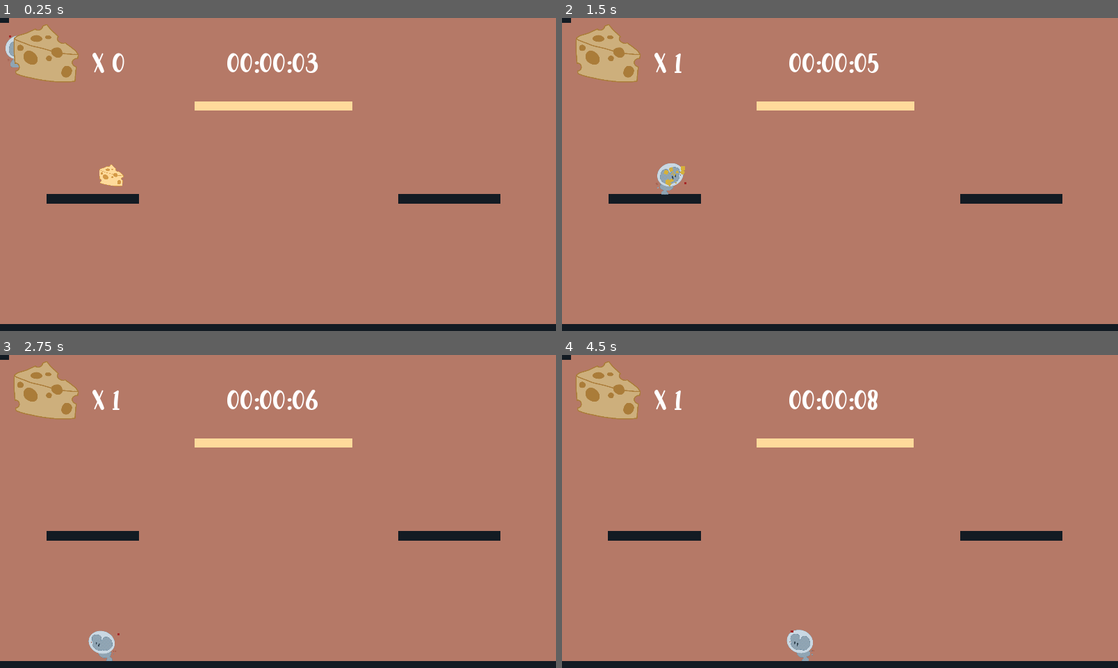
Above: before the commit, frames 1-4 (two rows, left to right).
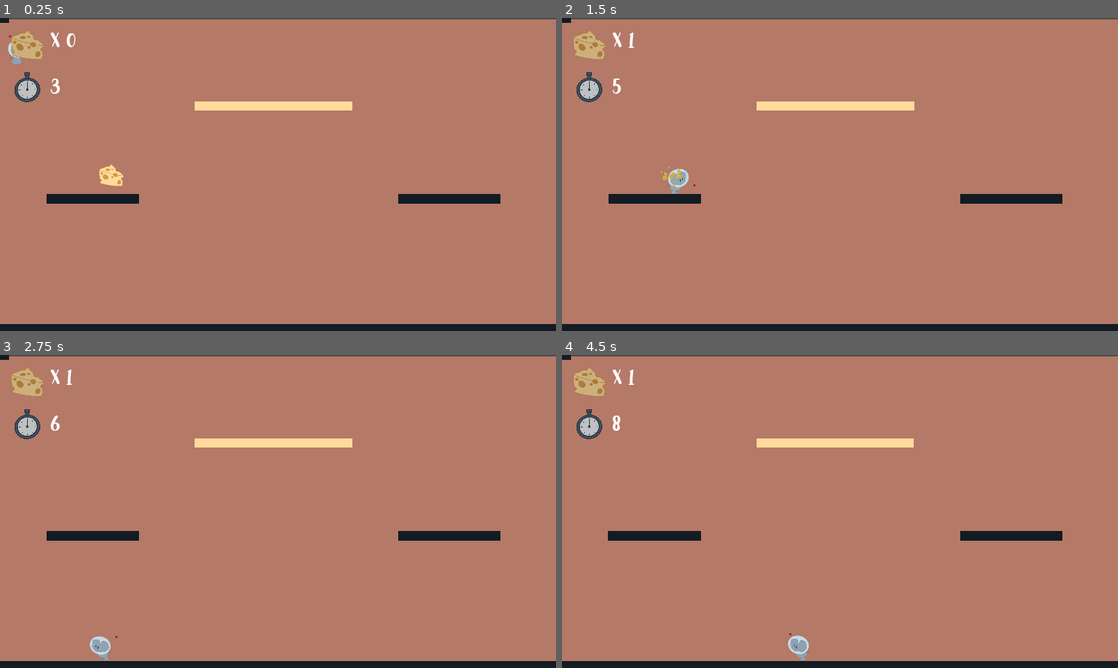
Above: after the commit, the same moments.

Repository: mightyminebuster/Github-GameOff-2020
Game: Godot game, scene res://Rooms/Demo1.tscn
Same seed, same stepped clock (60 frames per second), same inputs: the game is played once before the commit and once after it.
Inputs (mouse positions are in pixels of both pictures, inside the frame that each line leads up to):
- Up to frame 1 (0.25 s): no input
- Up to frame 2 (1.5 s): move the mouse to (962, 158) at 0.52 s; hold D (move_right) from 0.53 s (still down); click (962, 158) at 0.6 s; tap Space (jump) at 0.77 s; move the mouse to (728, 190) at 1.27 s; click (728, 190) at 1.35 s
- Up to frame 3 (2.75 s): tap Space (jump) at 1.52 s; move the mouse to (333, 442) at 2.02 s; release D (move_right) at 2.03 s; hold A (move_left) from 2.03 s (still down); click (333, 442) at 2.1 s
- Up to frame 4 (4.5 s): move the mouse to (812, 574) at 2.77 s; release A (move_left) at 2.78 s; hold D (move_right) 2.78-4.28 s; click (812, 574) at 2.85 s; tap Space (jump) at 3.02, 3.77 s; move the mouse to (1006, 558) at 3.52 s; click (1006, 558) at 3.6 s; move the mouse to (673, 464) at 4.27 s; hold A (move_left) from 4.28 s (still down); click (673, 464) at 4.35 s

The runs differ from the first frame. In frame 1, 2.8% of the frame differs, in the area x 1-100%, y 0-27%; in frame 2, 3.1%, in the area x 1-100%, y 0-57%; in frame 3, 3.0%; in frame 4, 3.0%.

Commit message:
scale down mouse

Diff:
--- a/SourceCode/Autoload/Globals.gd
+++ b/SourceCode/Autoload/Globals.gd
@@ -19,14 +19,14 @@
 	string_timer = String(raw_timer) #convert to string
 	string_timer = string_timer.substr(0, string_timer.length() - 3) #cut out miliseconds
 
-	var filler: int = 6
-	var filler_string: String = ""
-	filler -= string_timer.length()
+#	var filler: int = 6
+#	var filler_string: String = ""
+#	filler -= string_timer.length()
 
-	for x in filler:
-		filler_string += "0"
-	string_timer = filler_string + string_timer #add filler 0s
+#	for x in filler:
+#		filler_string += "0"
+#	string_timer = filler_string + string_timer #add filler 0s
 
 
-	string_timer = string_timer.insert(string_timer.length() - 2, ":") #insert colons
-	string_timer = string_timer.insert(string_timer.length() - 5, ":")
+	#string_timer = string_timer.insert(string_timer.length() - 2, ":") #insert colons
+	#string_timer = string_timer.insert(string_timer.length() - 5, ":")
--- a/SourceCode/Objects/GUI/GUI.tscn
+++ b/SourceCode/Objects/GUI/GUI.tscn
@@ -1,16 +1,17 @@
-[gd_scene load_steps=7 format=2]
+[gd_scene load_steps=8 format=2]
 
 [ext_resource path="res://Objects/Pickups/CheesePickup/CheesePickup.png" type="Texture" id=1]
 [ext_resource path="res://Objects/GUI/HashedBrowns-WyJgn.ttf" type="DynamicFontData" id=2]
 [ext_resource path="res://Objects/GUI/GUI.gd" type="Script" id=3]
 [ext_resource path="res://Objects/GUI/PauseOverlay.gd" type="Script" id=4]
+[ext_resource path="res://Objects/GUI/Stopwatch.png" type="Texture" id=5]
 
-[sub_resource type="DynamicFont" id=2]
+[sub_resource type="DynamicFont" id=1]
 size = 128
 font_data = ExtResource( 2 )
 
-[sub_resource type="DynamicFont" id=1]
-size = 100
+[sub_resource type="DynamicFont" id=2]
+size = 75
 font_data = ExtResource( 2 )
 
 [node name="GUI" type="CanvasLayer"]
@@ -32,39 +33,55 @@
 margin_top = 512.0
 margin_right = 1136.0
 margin_bottom = 672.0
-custom_fonts/normal_font = SubResource( 2 )
+custom_fonts/normal_font = SubResource( 1 )
 text = "paused"
 __meta__ = {
 "_edit_use_anchors_": false
 }
 
-[node name="TextureRect" type="TextureRect" parent="."]
+[node name="CheeseIcon" type="TextureRect" parent="."]
 modulate = Color( 0.803922, 0.803922, 0.803922, 1 )
 margin_left = 32.0
+margin_top = 32.0
 margin_right = 282.0
-margin_bottom = 250.0
+margin_bottom = 282.0
+rect_scale = Vector2( 0.5, 0.5 )
 texture = ExtResource( 1 )
+stretch_mode = 1
 __meta__ = {
 "_edit_use_anchors_": false
 }
 
 [node name="CoinCountLabel" type="RichTextLabel" parent="."]
-margin_left = 320.0
-margin_top = 96.0
-margin_right = 560.0
-margin_bottom = 224.0
-custom_fonts/normal_font = SubResource( 1 )
+margin_left = 176.0
+margin_top = 32.0
+margin_right = 416.0
+margin_bottom = 160.0
+custom_fonts/normal_font = SubResource( 2 )
 text = "x 0"
 __meta__ = {
 "_edit_use_anchors_": false
 }
 
+[node name="StopwatchIcon" type="TextureRect" parent="."]
+modulate = Color( 0.803922, 0.803922, 0.803922, 1 )
+margin_left = 32.0
+margin_top = 176.0
+margin_right = 282.0
+margin_bottom = 426.0
+rect_scale = Vector2( 0.5, 0.5 )
+texture = ExtResource( 5 )
+stretch_mode = 1
+__meta__ = {
+"_edit_use_anchors_": false
+}
+
 [node name="TimerLabel" type="RichTextLabel" parent="."]
-margin_left = 784.0
-margin_top = 96.0
-margin_right = 1136.0
-margin_bottom = 384.0
-custom_fonts/normal_font = SubResource( 1 )
+margin_left = 176.0
+margin_top = 192.0
+margin_right = 528.0
+margin_bottom = 288.0
+custom_fonts/normal_font = SubResource( 2 )
 text = "00:00:00"
 __meta__ = {
 "_edit_use_anchors_": false
--- a/SourceCode/Objects/Player/GrappleHook.gd
+++ b/SourceCode/Objects/Player/GrappleHook.gd
@@ -11,7 +11,7 @@
 var tip_target: Vector2 = Vector2.ZERO
 
 var speed: float = 0.08
-var pull: int = 55
+var pull: int = 50
 var is_shooting: bool = false
 
 
--- a/SourceCode/Objects/Player/Player.gd
+++ b/SourceCode/Objects/Player/Player.gd
@@ -107,8 +107,8 @@
 
 func recover_sprite_scale():
 	#make sprite scale approach 0
-	player_sprite.scale.x = move_toward(player_sprite.scale.x, 0.5, recovery_speed)
-	player_sprite.scale.y = move_toward(player_sprite.scale.y, 0.5, recovery_speed)
+	player_sprite.scale.x = move_toward(player_sprite.scale.x, 0.4, recovery_speed)
+	player_sprite.scale.y = move_toward(player_sprite.scale.y, 0.4, recovery_speed)
 
 func set_state(new_state : String):
 	#update state values
@@ -350,7 +350,8 @@
 			grapple_velocity.y *= 1.5
 
 		if sign(grapple_velocity.x) == direction_facing:
-			grapple_velocity.x *= 1.2
+			pass
+			#grapple_velocity.x *= 1.2
 		else:
 			grapple_velocity.x *= 0.75
 
--- a/SourceCode/Objects/Player/Player.tscn
+++ b/SourceCode/Objects/Player/Player.tscn
@@ -10,7 +10,7 @@
 blend_mode = 1
 
 [sub_resource type="RectangleShape2D" id=2]
-extents = Vector2( 33.6432, 52.7676 )
+extents = Vector2( 16, 40 )
 
 [sub_resource type="CapsuleShape2D" id=3]
 radius = 32.0
@@ -110,14 +110,13 @@
 
 [node name="PlayerSprite" type="Sprite" parent="."]
 position = Vector2( 0, -8 )
-scale = Vector2( 0.5, 0.5 )
+scale = Vector2( 0.4, 0.4 )
 texture = ExtResource( 5 )
 vframes = 11
 hframes = 4
 frame = 28
 
 [node name="CollisionShape2D" type="CollisionShape2D" parent="."]
-position = Vector2( 6.35677, -3.23241 )
 shape = SubResource( 2 )
 
 [node name="PlayerHitbox" type="Area2D" parent="."]
--- a/SourceCode/Rooms/Demo1.tscn
+++ b/SourceCode/Rooms/Demo1.tscn
@@ -18,8 +18,10 @@
 [node name="Background" type="Node2D" parent="."]
 
 [node name="ColorRect" type="ColorRect" parent="Background"]
-margin_right = 13002.0
-margin_bottom = 1084.0
+margin_left = -15.4596
+margin_top = 4.75681
+margin_right = 12986.5
+margin_bottom = 1088.76
 color = Color( 0.709804, 0.47451, 0.403922, 1 )
 __meta__ = {
 "_edit_use_anchors_": false
--- a/SourceCode/Rooms/Level-Jail-1.tscn
+++ b/SourceCode/Rooms/Level-Jail-1.tscn
@@ -16,6 +16,7 @@
 [ext_resource path="res://Objects/Tilesets/CheeseFIller.tscn" type="PackedScene" id=14]
 [ext_resource path="res://Objects/GUI/GUI.tscn" type="PackedScene" id=15]
 [ext_resource path="res://Rooms/Level-Jail-2.tscn" type="PackedScene" id=16]
+[ext_resource path="res://Objects/Pickups/CheesePickup/CheesePickup.tscn" type="PackedScene" id=17]
 
 [node name="Level-Jail-1" type="Node2D"]
 
@@ -53,17 +54,13 @@
 tile_data = PoolIntArray( 57, 0, 65536, 62, 0, 65542, 63, 0, 65543, 69, 0, 65539, 73, 0, 7, 76, 0, 65536, 78, 0, 65537, …(285 unchanged characters)…
 
 [node name="GroundTiles" parent="." instance=ExtResource( 5 )]
-tile_data = PoolIntArray( 18, 0, 0, 19, 0, 0, 20, 0, 0, 21,  …(34347 unchanged characters)…  0, 1572971, 0, 0, 1572972, 0, 0, 1572986, 0, 0, 1572987, 0, 0, 1572988, 0, 0, 1572989, 0, 0, 1572990, 0, 0, 1572991, 0, 0, 1572992, 0, 0, 1572993, 0, 0, 1572994, 0, 0, 1572995, 0, 0, 1572996, 0, 0, 1572997, 0, 0, 1572998, 0, 0, 1572999, 0, 0, 1573000, 0, 0, 1573001, 0, 0, 1573002, 0, 0, 1573019, 0, 0, 1573020, 0, 0, 15 …(24913 unchanged characters)…
+tile_data = PoolIntArray( 18, 0, 0, 19, 0, 0, 20, 0, 0, 21,  …(34347 unchanged characters)…  0, 1572971, 0, 0, 1572972, 0, 0, 1572983, 0, 0, 1572984, 0, 0, 1572985, 0, 0, 1572986, 0, 0, 1572987, 0, 0, 1572988, 0, 0, 1572989, 0, 0, 1572990, 0, 0, 1572991, 0, 0, 1572992, 0, 0, 1572993, 0, 0, 1572994, 0, 0, 1572995, 0, 0, 1572996, 0, 0, 1572997, 0, 0, 1572998, 0, 0, 1572999, 0, 0, 1573000, 0, 0, 1573001, 0, 0, 1573002, 0, 0, 1573003, 0, 0, 1573004, 0, 0, 1573005, 0, 0, 1573019, 0, 0, 1573020, 0, 0, 15 …(24913 unchanged characters)…
 
 [node name="DieTiles" parent="." instance=ExtResource( 8 )]
 tile_data = PoolIntArray( 721105, 0, 0, 786490, 0, 0, 786491, 0, 0, 786492, 0, 0, 786493, 0, 0, 786494, 0, 0, 786495, 0 …(3809 unchanged characters)…
 
 [node name="Player" parent="." instance=ExtResource( 2 )]
 position = Vector2( 15.874, 7.93701 )
-
-[node name="SceneSwitchActivator" parent="." instance=ExtResource( 10 )]
-position = Vector2( 12903.3, 516.583 )
-new_scene = ExtResource( 16 )
 
 [node name="Camera2D" parent="." instance=ExtResource( 3 )]
 current = true
@@ -73,10 +70,35 @@
 limit_bottom = 1080
 editor_draw_limits = true
 
+[node name="CheckPoint" parent="." instance=ExtResource( 4 )]
+position = Vector2( 4324.58, 771.217 )
+
+[node name="SceneSwitchActivator" parent="." instance=ExtResource( 10 )]
+position = Vector2( 12903.3, 516.583 )
+new_scene = ExtResource( 16 )
+
 [node name="Pickups" type="Node2D" parent="."]
 
-[node name="CheckPoint" parent="Pickups" instance=ExtResource( 4 )]
-position = Vector2( 4324.58, 771.217 )
+[node name="CheesePickup" parent="Pickups" instance=ExtResource( 17 )]
+position = Vector2( 512, 672 )
+
+[node name="CheesePickup2" parent="Pickups" instance=ExtResource( 17 )]
+position = Vector2( 1072, 672 )
+
+[node name="CheesePickup3" parent="Pickups" instance=ExtResource( 17 )]
+position = Vector2( 768, 416 )
+
+[node name="CheesePickup4" parent="Pickups" instance=ExtResource( 17 )]
+position = Vector2( 1184, 160 )
+
+[node name="CheesePickup5" parent="Pickups" instance=ExtResource( 17 )]
+position = Vector2( 2416, 320 )
+
+[node name="CheesePickup6" parent="Pickups" instance=ExtResource( 17 )]
+position = Vector2( 2816, 384 )
+
+[node name="CheesePickup7" parent="Pickups" instance=ExtResource( 17 )]
+position = Vector2( 4896, 864 )
 
 [node name="Obstacles" type="Node2D" parent="."]
 
--- a/SourceCode/Rooms/Level-Jail-3.tscn
+++ b/SourceCode/Rooms/Level-Jail-3.tscn
@@ -15,6 +15,7 @@
 [ext_resource path="res://Objects/GUI/GUI.tscn" type="PackedScene" id=13]
 [ext_resource path="res://Objects/SceneSwitcher/SceneSwitchActivator.tscn" type="PackedScene" id=14]
 [ext_resource path="res://Rooms/Level-Jail-4.tscn" type="PackedScene" id=15]
+[ext_resource path="res://Objects/Tilesets/CheeseFIller.tscn" type="PackedScene" id=16]
 
 [node name="Level-Jail-3" type="Node2D"]
 
@@ -44,6 +45,9 @@
 
 [node name="GrapplableTiles" parent="." instance=ExtResource( 1 )]
 tile_data = PoolIntArray( 37, 0, 0, 38, 0, 0, 39, 0, 0, 40, 0, 0, 41, 0, 0, 42, 0, 0, 43, 0, 0, 44, 0, 0, 45, 0, 0, 46, …(16007 unchanged characters)…
+
+[node name="CheeseFiller" parent="." instance=ExtResource( 16 )]
+tile_data = PoolIntArray( 59, 0, 5, 60, 0, 6, 70, 0, 3, 77, 0, 65536, 117, 0, 65537, 118, 0, 65538, 129, 0, 3, 65623, 0, 2, 65627, 0, 7, 65661, 0, 2, 65669, 0, 3, 65673, 0, 1, 196699, 0, 65536, 196738, 0, 1, 262231, 0, 5, 262232, 0, 6, 327797, 0, 65539, 327820, 0, 7, 393304, 0, 3, 393307, 0, 3, 393340, 0, 7, 393346, 0, 6, 393353, 0, 3, 589912, 0, 65536, 720983, 0, 0, 720988, 0, 65540, 786522, 0, 4, 917605, 0, 65536, 983143, 0, 65540 )
 
 [node name="DieTiles" parent="." instance=ExtResource( 8 )]
 tile_data = PoolIntArray( 524493, 0, 0, 524494, 0, 0, 524495, 0, 0, 655546, 0, 0, 655547, 0, 0, 655548, 0, 0, 655549, 0 …(1479 unchanged characters)…
--- /dev/null
+++ b/SourceCode/Rooms/StartMenu/StartMenu.tscn
@@ -0,0 +1,42 @@
+[gd_scene load_steps=3 format=2]
+
+[ext_resource path="res://Rooms/StartMenu/Concept.png" type="Texture" id=1]
+[ext_resource path="res://Rooms/StartMenu/StartButton.png" type="Texture" id=2]
+
+[node name="StartMenu" type="Node2D"]
+
+[node name="Background" type="TextureRect" parent="."]
+margin_right = 1920.0
+margin_bottom = 1080.0
+texture = ExtResource( 1 )
+__meta__ = {
+"_edit_use_anchors_": false
+}
+
+[node name="ExahustParticles" type="CPUParticles2D" parent="."]
+position = Vector2( 1456, 528 )
+amount = 32
+lifetime = 2.49
+emission_shape = 1
+emission_sphere_radius = 71.57
+gravity = Vector2( 100, -100 )
+initial_velocity = 440.86
+initial_velocity_random = 1.0
+linear_accel = 100.0
+scale_amount = 40.0
+scale_amount_random = 1.0
+color = Color( 0.25098, 0.823529, 0.898039, 1 )
+hue_variation = -1.0
+hue_variation_random = 1.0
+
+[node name="StartButton" type="TextureButton" parent="."]
+margin_left = 835.0
+margin_top = 700.0
+margin_right = 1085.0
+margin_bottom = 950.0
+focus_mode = 1
+enabled_focus_mode = 1
+texture_normal = ExtResource( 2 )
+__meta__ = {
+"_edit_use_anchors_": false
+}
Binary file added: SourceCode/Objects/GUI/Stopwatch.png
Not shown, added: SourceCode/Objects/GUI/Stopwatch.png.import
Not shown: 1 places in SourceCode/Rooms/Level-Jail-1.tscn that only renumber resources
Not shown: 1 places in SourceCode/Rooms/Level-Jail-3.tscn that only renumber resources
Binary file added: SourceCode/Rooms/StartMenu/Concept.png
Not shown, added: SourceCode/Rooms/StartMenu/Concept.png.import
Binary file added: SourceCode/Rooms/StartMenu/StartButton.png
Not shown, added: SourceCode/Rooms/StartMenu/StartButton.png.import
